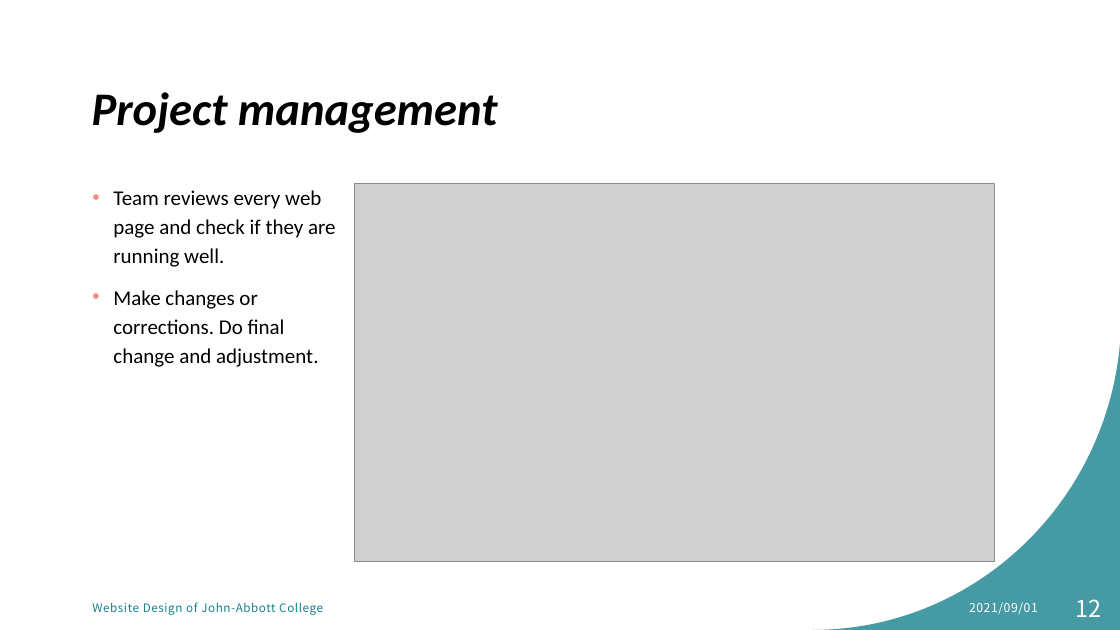
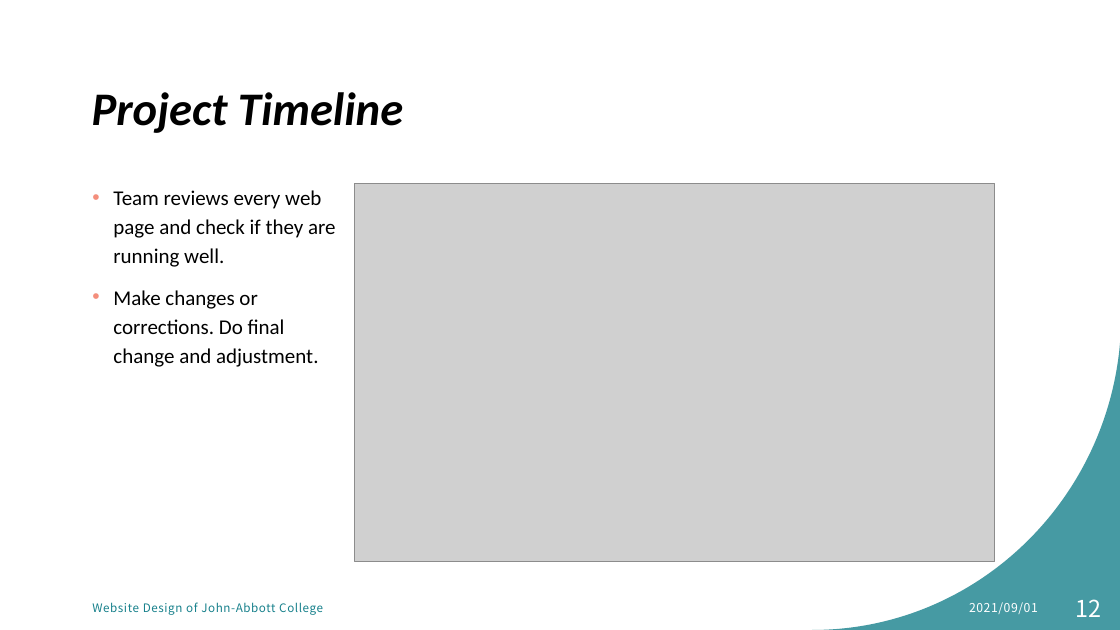
Before and after one commit to MikentGuo/Project_Tour, a slide deck: slide 12 of docs/Website Design for tourist attraction.pptx. Drawn at 1120x630 pixels with LibreOffice and Linux fonts; fonts in the diff are those of the drawing; grey boxes stand for pictures. Boxes give left, top, right and bottom in pixels: in the first picture for what was removed or moved away, otherwise in the second. Text is boxed around its words. In the diff, an @@ line names an element or a change of style, - is before the commit and + after.

```diff
--- a/docs/Website Design for tourist attraction.pptx
+++ b/docs/Website Design for tourist attraction.pptx
@@ title at box(92, 92, 403, 133): text changed @@
-Project management
+Project Timeline
```
Also in this commit, not shown: 7 other slides changed.
